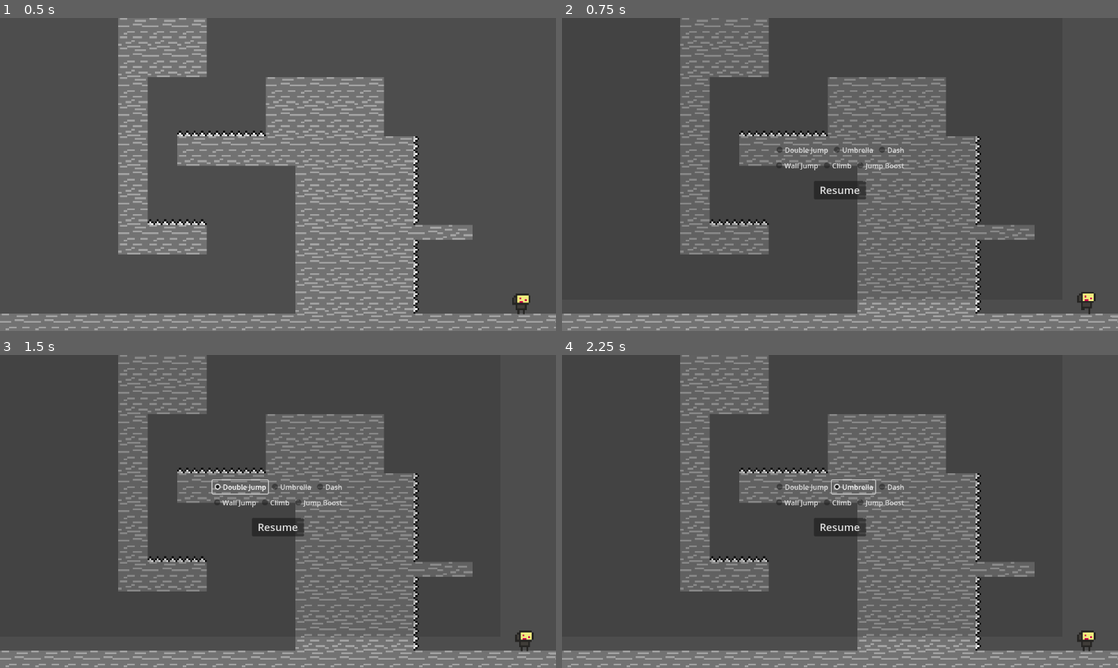
Above: before the commit, frames 1-4 (two rows, left to right).
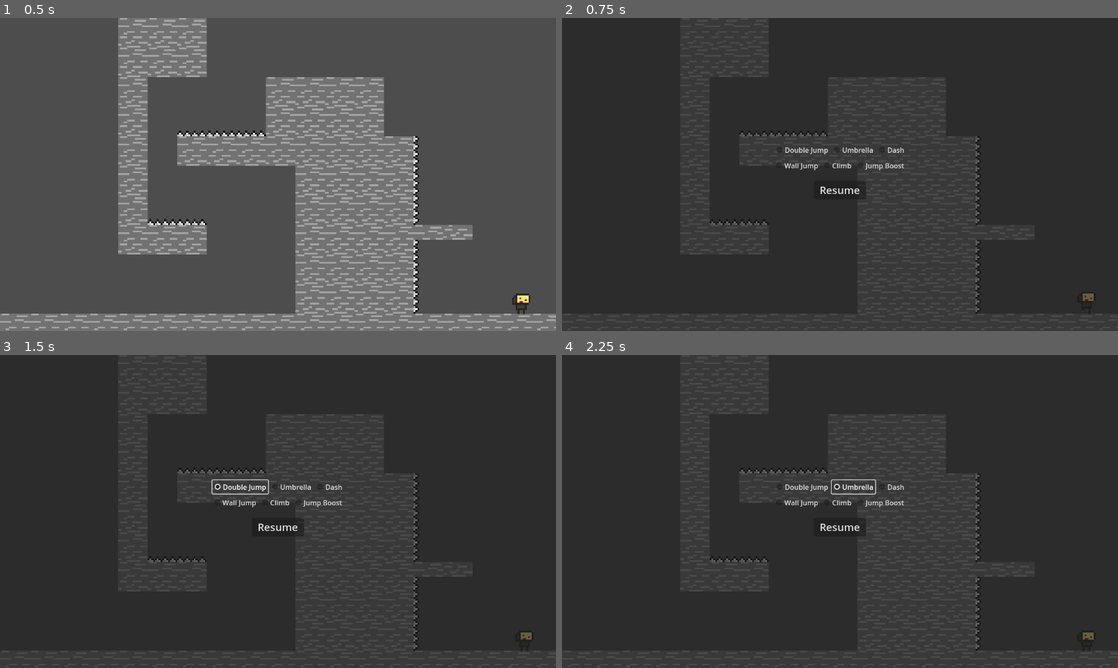
Above: after the commit, the same moments.

Repository: arcality/Built-to-Scale-GMTK-2024
Game: Godot game, scene res://scenes/main.tscn
The game is run twice, just before and just after one commit, with the same random seed, the same clock (stepped at 60 frames per second) and the same inputs. The engine's default icon, where the game draws it, is replaced by a stand-in: a white triangle on a blue panel in a dark square.
Inputs (mouse positions are in pixels of both pictures, inside the frame that each line leads up to):
- Up to frame 1 (0.5 s): no input
- Up to frame 2 (0.75 s): move the mouse to (962, 158) at 0.52 s; hold D (move_right) from 0.53 s (still down); tap E (edit) at 0.6 s; click (962, 158) at 0.67 s
- Up to frame 3 (1.5 s): tap Space (jump) at 0.77 s; release D (move_right) at 1.25 s; click "Double Jump" at 1.25 s
- Up to frame 4 (2.25 s): click "Umbrella" at 2 s

Frame 1 is identical in both runs. In frame 2, 44% of the frame differs, in the area x 0-100%, y 0-100%; in frame 3, 44%; in frame 4, 44%.

Commit message:
edit menu darker for more contrast and now fits whole screen

Diff:
--- a/scenes/edit_menu.tscn
+++ b/scenes/edit_menu.tscn
@@ -22,10 +22,10 @@
 script = ExtResource("1_nxwmh")
 
 [node name="TextureRect" type="TextureRect" parent="."]
-modulate = Color(0.114897, 0.114897, 0.114897, 0.2)
+modulate = Color(0.113725, 0.113725, 0.113725, 0.67451)
 layout_mode = 0
-offset_right = 1152.0
-offset_bottom = 648.0
+offset_right = 1280.0
+offset_bottom = 720.0
 texture = SubResource("CanvasTexture_gf118")
 
 [node name="MarginContainer" type="MarginContainer" parent="."]
